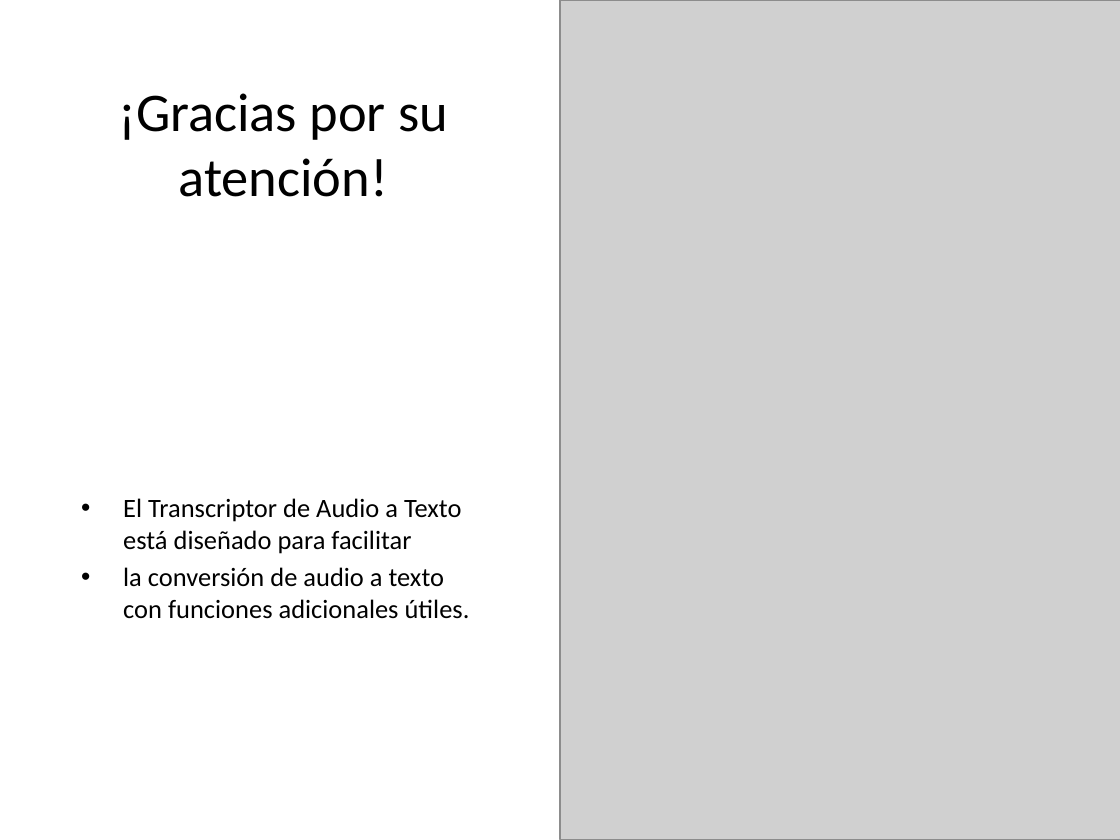
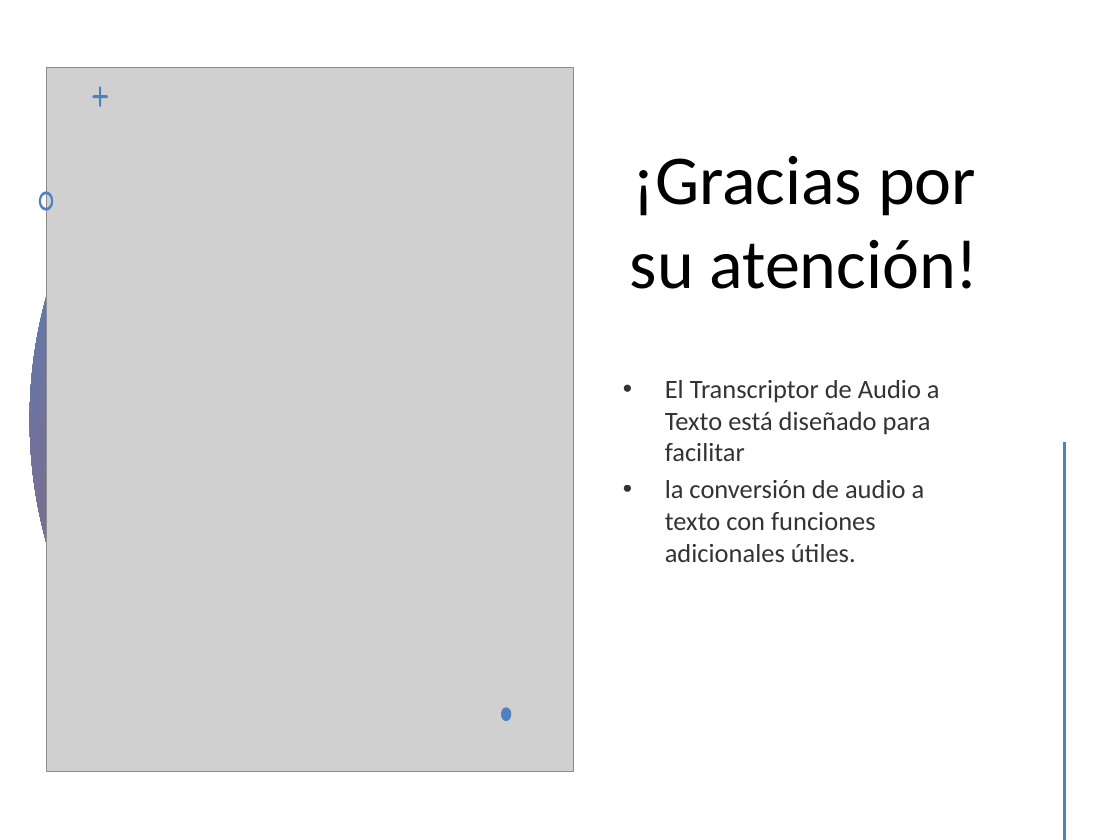
Before and after one commit to jonatha1992/Transcriptor, a slide deck: slide 11 of Presentacion_Transcriptor.pptx (slide 8 before the commit). Drawn at 1120x840 pixels with LibreOffice and Linux fonts; fonts in the diff are those of the drawing; grey boxes stand for pictures. Boxes give left, top, right and bottom in pixels: in the first picture for what was removed or moved away, otherwise in the second. Text is boxed around its words. In the diff, an @@ line names an element or a change of style, - is before the commit and + after.

```diff
--- a/Presentacion_Transcriptor.pptx
+++ b/Presentacion_Transcriptor.pptx
@@ rectangle removed at (x1=0, y1=0, x2=783, y2=280) @@
@@ title "¡Gracias por su atención!" moved from (x1=118, y1=93, x2=448, y2=197) to (x1=630, y1=156, x2=979, y2=289) @@
@@ title "¡Gracias por su atención!" at (x1=630, y1=156, x2=979, y2=289): size 35 to 45 pt; vertical alignment middle to bottom @@
@@ ellipse added at (x1=29, y1=68, x2=557, y2=772), fill gradient #4F81BD to #C0504D @@
@@ picture resized from (x1=560, y1=0, x2=1120, y2=840) to (x1=46, y1=68, x2=573, y2=772) @@
@@ freeform shape added at (x1=92, y1=86, x2=108, y2=108), fill #4F81BD @@
@@ freeform shape added at (x1=39, y1=192, x2=54, y2=211), fill #4F81BD @@
@@ text "El Transcriptor de Audio a ..." moved from (x1=123, y1=498, x2=470, y2=619) to (x1=665, y1=380, x2=940, y2=562) @@
@@ text "El Transcriptor de Audio a ..." at (x1=665, y1=380, x2=940, y2=562): text colour #000000 to #000000 at 80% opacity; vertical alignment middle to top @@
@@ line added from (1064, 444) to (1064, 840), #C0504D 2 pt @@
@@ freeform shape added at (x1=501, y1=708, x2=511, y2=721), fill #4F81BD @@
```
Also in this commit, not shown: 4 other slides changed, 3 slides added, 3 other files.
